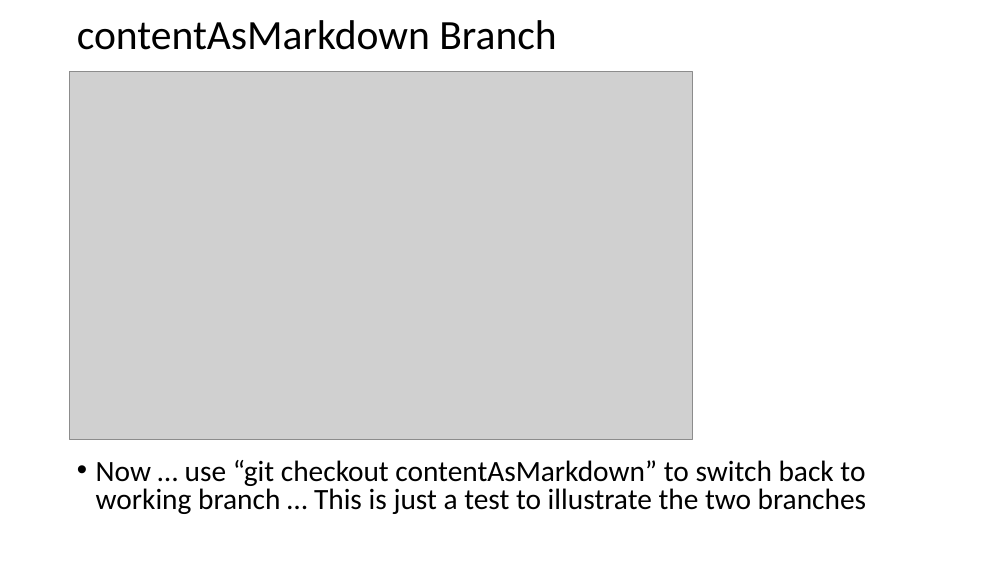
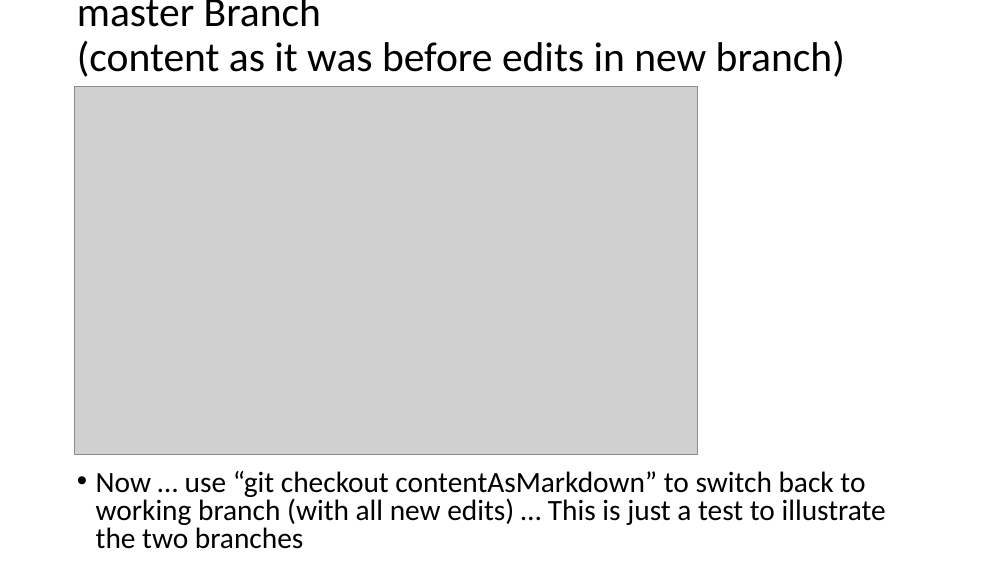
Before and after one commit to TheMitchWorksPro/DevEnv-SetUp-Help, a slide deck: slide 7 of GitHub_win7/Git Branching Example - Lesson3.pptx. Drawn at 1008x567 pixels with LibreOffice and Linux fonts; fonts in the diff are those of the drawing; grey boxes stand for pictures. Boxes give left, top, right and bottom in pixels: in the first picture for what was removed or moved away, otherwise in the second. Text is boxed around its words. In the diff, an @@ line names an element or a change of style, - is before the commit and + after.

Commit message:
branch lesson ppt updated, minor tweaks to .md & all file names shortened for better display on Git

```diff
--- a/GitHub_win7/Git Branching Example - Lesson3.pptx
+++ b/GitHub_win7/Git Branching Example - Lesson3.pptx
@@ title at (x1=77, y1=0, x2=845, y2=77): text changed @@
-contentAsMarkdown Branch
+master Branch
+(content as it was before edits in new branch)
@@ picture moved from (x1=70, y1=72, x2=693, y2=439) to (x1=74, y1=86, x2=697, y2=454) @@
@@ text at (x1=96, y1=471, x2=886, y2=549): text changed @@
-• Now … use “git checkout contentAsMarkdown” to switch back to working branch … This is just a test to illustrate the two branches
+• Now … use “git checkout contentAsMarkdown” to switch back to working branch (with all new edits) … This is just a test to illustrate the two branches
```
Also in this commit, not shown: 1 other slide changed, 8 other files.
